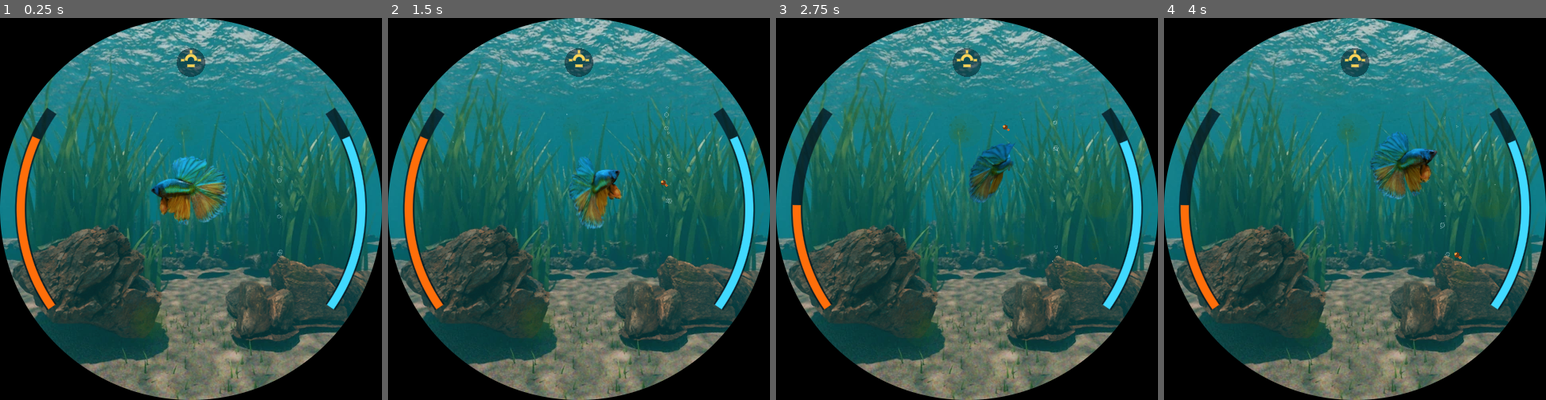
Above: before the commit, frames 1-4 (left to right).
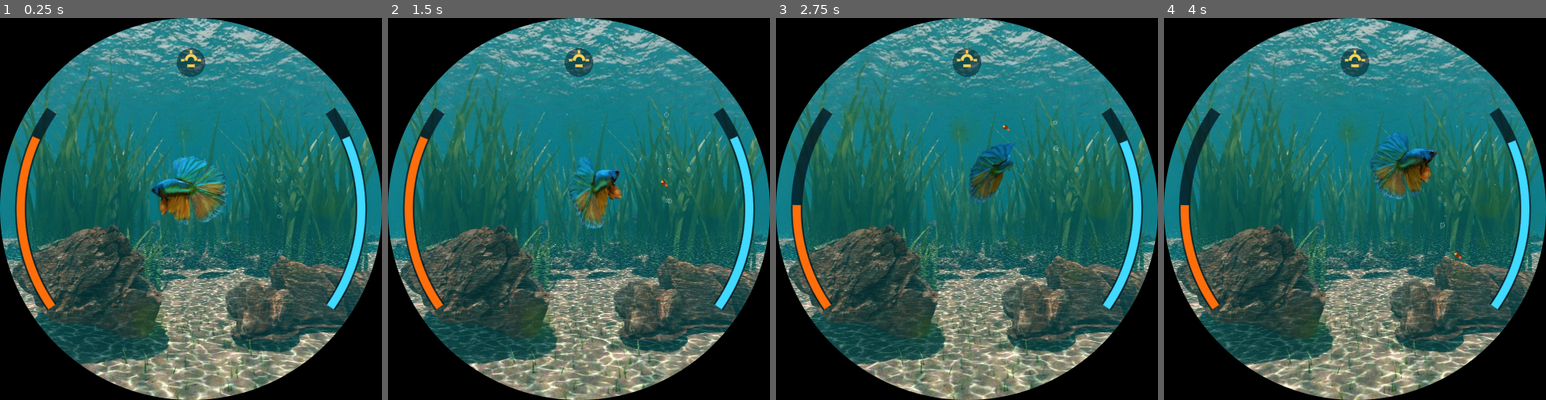
Above: after the commit, the same moments.

Repository: tunaiex/PETSHOP
Game: Godot game, scene res://sahneler/akvaryum.tscn
The game is run twice, just before and just after one commit, with the same random seed, the same clock (stepped at 60 frames per second) and the same inputs.
Inputs (mouse positions are in pixels of both pictures, inside the frame that each line leads up to):
- Up to frame 1 (0.25 s): no input
- Up to frame 2 (1.5 s): tap Enter at 0.5 s; move the mouse to (663, 189) at 0.52 s; tap Z at 0.6 s; click (663, 189) at 0.67 s; drag from (502, 228) to (559, 285) at 1.27 s
- Up to frame 3 (2.75 s): move the mouse to (1005, 124) at 2.02 s; tap T at 2.1 s; click (1005, 124) at 2.17 s
- Up to frame 4 (4 s): drag from (1335, 285) to (1240, 151) at 2.77 s; move the mouse to (1469, 266) at 3.52 s; tap 2 at 3.6 s; click (1469, 266) at 3.67 s

The runs differ from the first frame. In frame 1, 6.2% of the frame differs, in the area x 0-100%, y 56-100%; in frame 2, 6.1%; in frame 3, 6.0%; in frame 4, 6.1%.

Commit message:
Kumda ve kayalarda hareketli kostikler (su yüzeyinden süzülen ışık), gece söner, kirli suda zayıflar
Co-Authored-By: Claude Opus 5.5 <noreply@anthropic.com>
Claude-Session: https://claude.ai/code/session_015MbJhn46P53U1WkoUEXvPy

Diff:
--- a/CepAkvaryumu_DerinlikV2/betikler/akvaryum.gd
+++ b/CepAkvaryumu_DerinlikV2/betikler/akvaryum.gd
@@ -39,7 +39,9 @@
 @onready var gosterge: Node2D = $Gosterge
 @onready var bakim: Node = $Bakim
 @onready var arka_plan: Sprite2D = $ArkaPlan
-@onready var su_yuzeyi_malzeme: Material = $ArkaPlan.material
+@onready var su_yuzeyi_malzeme: ShaderMaterial = $ArkaPlan.material
+@onready var kaya_malzemeleri: Array = [[$Tas, $Tas.material], [$Kutuk, $Kutuk.material]]
+var kostik_gucu := 0.35          # ekrandaki guc; hedefe yumusakca yaklasir
 
 # Tokluk: 100 = tok, 0 = ac. Onceki projenin 'aclik' kaydi da okunur.
 var aclik := 85.0
@@ -127,6 +129,7 @@
 
 	if not odakta:
 		return
+	_kostigi_guncelle(delta)
 
 	cerceve_zaman = maxf(0.0, cerceve_zaman - delta)
 	if cerceve_zaman <= 0.0 and not basili:
@@ -153,8 +156,26 @@
 	gosterge.queue_redraw()
 
 
+func _kostigi_guncelle(delta: float) -> void:
+	# Isik kapaliyken gunes yok: kostik soner. Kirli su isigi dagitir: zayiflar.
+	var hedef := 0.0
+	if isik_acik:
+		hedef = 0.35 * lerpf(0.25, 1.0, bakim.su / 100.0)
+	var yeni := move_toward(kostik_gucu, hedef, delta * 0.5)
+	if absf(yeni - kostik_gucu) < 0.0001 and absf(yeni - hedef) < 0.0001 and hazir:
+		return
+	kostik_gucu = yeni
+	su_yuzeyi_malzeme.set_shader_parameter("kostik_guc", kostik_gucu)
+	for km in kaya_malzemeleri:
+		km[1].set_shader_parameter("kostik_guc", kostik_gucu)
+
+
 func _fps_ayarla() -> void:
-	arka_plan.material = su_yuzeyi_malzeme if bool(Ayarlar.deger("su_dalgasi")) else null
+	# Su yuzeyi dalgasi ve kostikler ayni ayara bagli (Dusuk profilde kapali).
+	var efekt := bool(Ayarlar.deger("su_dalgasi"))
+	arka_plan.material = su_yuzeyi_malzeme if efekt else null
+	for km in kaya_malzemeleri:
+		km[0].material = km[1] if efekt else null
 	Engine.max_fps = int(Ayarlar.deger("fps" if isik_acik else "gece_fps"))
 
 
--- /dev/null
+++ b/CepAkvaryumu_DerinlikV2/golgeler/kostik_kaya.gdshader
@@ -0,0 +1,9 @@
+shader_type canvas_item;
+// Kaya katmanlari: arka planla ayni kostik deseni ustlerine duser.
+#include "res://golgeler/kostik.gdshaderinc"
+
+void fragment() {
+	vec4 c = texture(TEXTURE, UV);
+	c.rgb += kostik(SCREEN_UV, c.rgb) * c.a;
+	COLOR = c;
+}
--- a/CepAkvaryumu_DerinlikV2/golgeler/su_yuzeyi.gdshader
+++ b/CepAkvaryumu_DerinlikV2/golgeler/su_yuzeyi.gdshader
@@ -1,7 +1,7 @@
 shader_type canvas_item;
-// Arka plandaki su yuzeyini hafifce dalgalandirir. Yalnizca ust bantta
-// (UV.y < bant_sonu) etkili; altinda resim oldugu gibi kalir.
-// Piksel basina tek doku okumasi + birkac sin: saat icin ucuz.
+// Arka plan: ustte su yuzeyi hafifce dalgalanir (UV.y < bant_sonu);
+// altta kuma su yuzeyinden suzulen hareketli isik desenleri (kostik) duser.
+#include "res://golgeler/kostik.gdshaderinc"
 
 uniform float bant_sonu = 0.27;   // resmin ust %27'si (su yuzeyi)
 uniform float guc = 0.0045;       // kirilma miktari (UV)
@@ -26,5 +26,6 @@
 		float s = sin(uv.x * 38.0 + TIME * 1.3) * sin(uv.y * 90.0 - TIME * 1.05 + sin(uv.x * 12.0 + TIME * 0.7) * 2.0);
 		c.rgb += vec3(0.75, 0.95, 1.0) * pow(max(s, 0.0), 3.0) * isilti * w;
 	}
+	c.rgb += kostik(SCREEN_UV, c.rgb) * c.a;
 	COLOR = c;
 }
--- a/CepAkvaryumu_DerinlikV2/sahneler/akvaryum.tscn
+++ b/CepAkvaryumu_DerinlikV2/sahneler/akvaryum.tscn
@@ -13,9 +13,24 @@
 [ext_resource type="Script" path="res://betikler/bakim.gd" id="11_care"]
 [ext_resource type="Script" path="res://betikler/bakim_cizim.gd" id="12_caredraw"]
 [ext_resource type="Shader" path="res://golgeler/su_yuzeyi.gdshader" id="13_surface"]
+[ext_resource type="Shader" path="res://golgeler/kostik_kaya.gdshader" id="14_rockcaustic"]
+[ext_resource type="Texture2D" path="res://gorseller/kostik.png" id="15_caustictex"]
 
 [sub_resource type="ShaderMaterial" id="su_yuzeyi"]
 shader = ExtResource("13_surface")
+shader_parameter/kostik_dokusu = ExtResource("15_caustictex")
+
+[sub_resource type="ShaderMaterial" id="kostik_tas"]
+shader = ExtResource("14_rockcaustic")
+shader_parameter/kostik_dokusu = ExtResource("15_caustictex")
+shader_parameter/katman_carpani = 0.55
+shader_parameter/kostik_olcek = 1.6
+
+[sub_resource type="ShaderMaterial" id="kostik_kutuk"]
+shader = ExtResource("14_rockcaustic")
+shader_parameter/kostik_dokusu = ExtResource("15_caustictex")
+shader_parameter/katman_carpani = 0.55
+shader_parameter/kostik_olcek = 1.6
 
 [sub_resource type="CanvasItemMaterial" id="premult"]
 blend_mode = 4
@@ -50,11 +65,13 @@
 
 [node name="Tas" type="Sprite2D" parent="."]
 z_index = 2
+material = SubResource("kostik_tas")
 position = Vector2(109.5, 331)
 texture = ExtResource("4_rock")
 
 [node name="Kutuk" type="Sprite2D" parent="."]
 z_index = 4
+material = SubResource("kostik_kutuk")
 position = Vector2(381, 352.5)
 texture = ExtResource("5_wood")
 
Not shown, added: CepAkvaryumu_DerinlikV2/golgeler/kostik.gdshaderinc
Binary file added: CepAkvaryumu_DerinlikV2/gorseller/kostik.png
Not shown: 1 places in CepAkvaryumu_DerinlikV2/sahneler/akvaryum.tscn that only renumber resources
Not shown, changed: CepAkvaryumu_DerinlikV2/BENI_OKU.md
